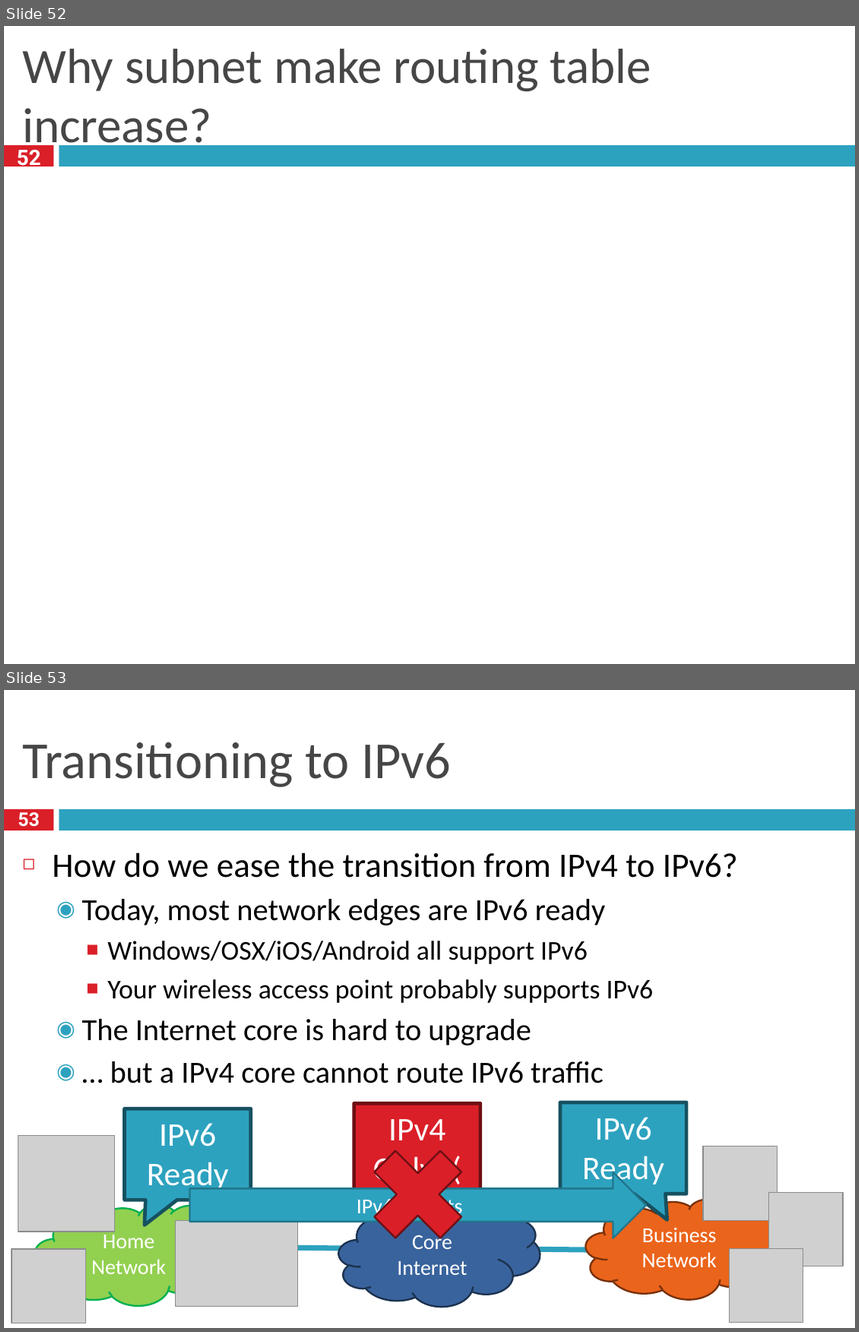
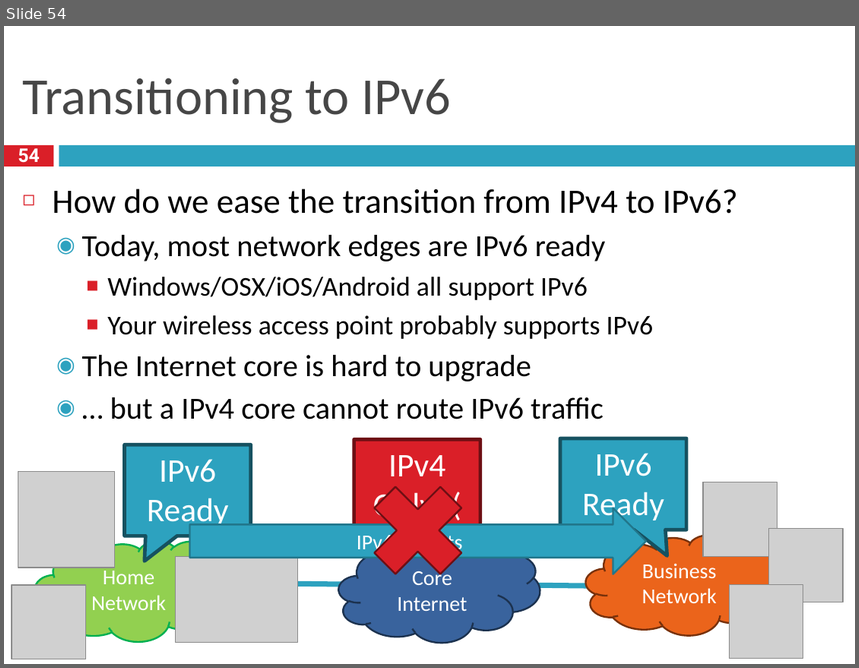
Before and after one commit to taejoong/taejoong.github.io, a slide deck: courses/csci-351/handouts/8-Network.pptx. Shown one above the other, each under a label of ours: slides 52 and 53 before the commit, slide 54 after it. The pictures are 859x1332 and 859x668 pixels, drawn with LibreOffice and Linux fonts; fonts in the diff are those of the drawing; grey boxes stand for pictures. Boxes give left, top, right and bottom in pixels: in the first picture for what was removed or moved away, otherwise in the second. Text is boxed around its words. In the diff, an @@ line names an element or a change of style, - is before the commit and + after.

```diff
--- a/courses/csci-351/handouts/8-Network.pptx
+++ b/courses/csci-351/handouts/8-Network.pptx
@@ slide 52 removed at [4, 26, 855, 664], background #FFFFFF; not listed: 2 template elements that a slide beside it also shows @@
@@ title removed at [22, 49, 652, 154] @@
-Why subnet make routing table increase?
@@ page number removed at [17, 150, 41, 170] @@
-52
@@ what was slide 53 is now slide 54 @@
@@ page number at [18, 148, 39, 167]: text changed @@
-53
+54
```
Also in this commit, not shown: 4 slides changed, 3 slides added, 1 other slide removed, 2 other files.
